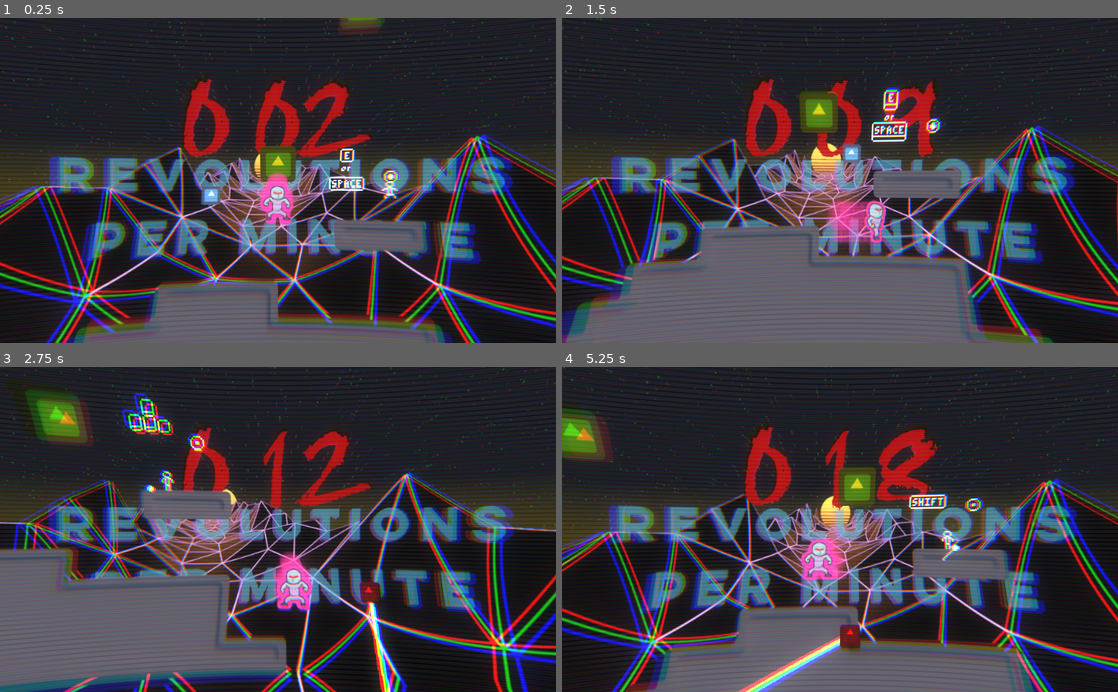
Above: before the commit, frames 1-4 (two rows, left to right).
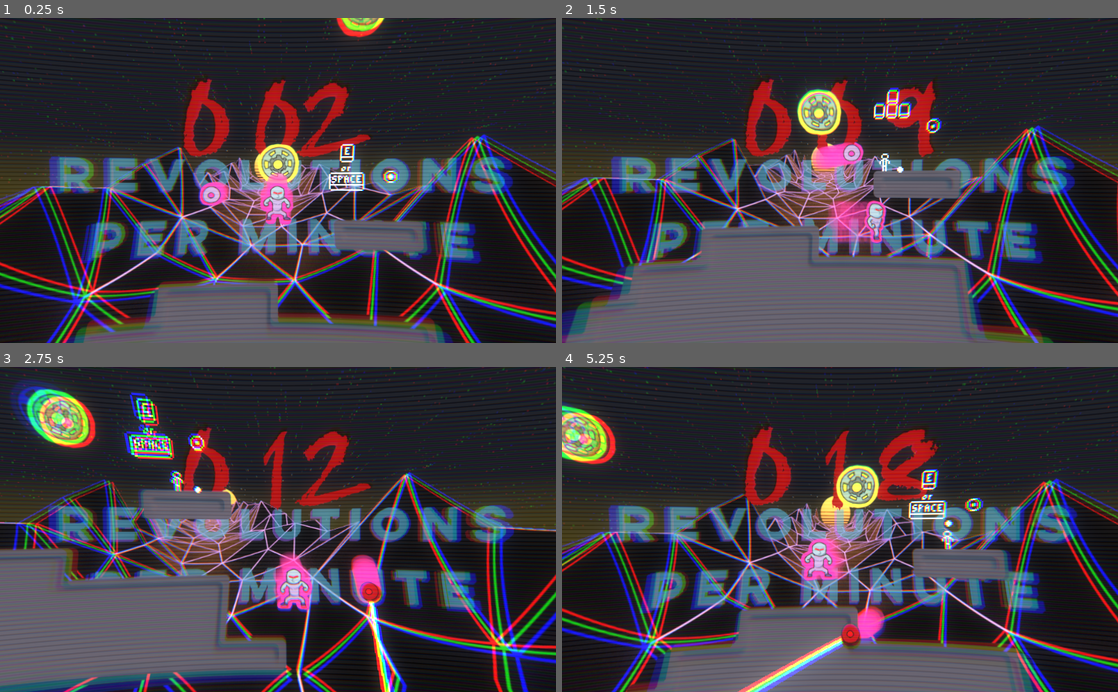
Above: after the commit, the same moments.

Repository: mdrgon1/GWJ-22-Spinzo
Game: Godot game, scene res://Main.tscn
The game is run twice, just before and just after one commit, with the same random seed, the same clock (stepped at 60 frames per second) and the same inputs. The engine's default icon, where the game draws it, is replaced by a stand-in: a white triangle on a blue panel in a dark square.
Inputs:
- Up to frame 1 (0.25 s): no input
- Up to frame 2 (1.5 s): hold Shift (aim) 0.53-1.28 s; hold Right (move_right) from 0.53 s (still down); tap W (jump) at 0.77 s; tap E (throw_ball) at 1.35 s
- Up to frame 3 (2.75 s): tap W (jump) at 1.52 s; release Right (move_right) at 2.03 s; hold A (move_left) from 2.03 s (still down); hold Shift (aim) from 2.03 s (still down)
- Up to frame 4 (5.25 s): release A (move_left) at 2.78 s; release Shift (aim) at 2.78 s; hold Right (move_right) 2.78-4.28 s; tap E (throw_ball) at 2.85, 4.35 s; tap W (jump) at 3.02, 3.77, 4.52 s; hold Shift (aim) 3.53-4.28 s; hold A (move_left) 4.28-5.03 s; hold Right (move_right) from 5.03 s (still down); hold Shift (aim) from 5.03 s (still down)

The runs differ from the first frame. In frame 1, 2.0% of the frame differs, in the area x 35-72%, y 0-58%; in frame 2, 2.5%; in frame 3, 4.6%, in the area x 1-70%, y 3-74%; in frame 4, 3.8%.

Commit message:
added ball/grapple art

Diff:
--- a/Project/Ball/Ball.gd
+++ b/Project/Ball/Ball.gd
@@ -8,6 +8,7 @@
 
 onready var player = get_tree().get_nodes_in_group("player")[0]
 onready var movement = $Movement
+onready var sprite = $Sprite
 
 func _ready():
 	movement.set_root_state(movement)
--- a/Project/Ball/Ball.tscn
+++ b/Project/Ball/Ball.tscn
@@ -1,6 +1,6 @@
 [gd_scene load_steps=7 format=2]
 
-[ext_resource path="res://icon.png" type="Texture" id=1]
+[ext_resource path="res://Ball/sprite.png" type="Texture" id=1]
 [ext_resource path="res://Ball/Ball.gd" type="Script" id=2]
 [ext_resource path="res://Ball/Movement/Default.gd" type="Script" id=3]
 [ext_resource path="res://Ball/Movement/Movement.gd" type="Script" id=4]
@@ -16,8 +16,9 @@
 shape = SubResource( 1 )
 
 [node name="Sprite" type="Sprite" parent="."]
-scale = Vector2( 0.1, 0.1 )
+scale = Vector2( 0.2, 0.2 )
 texture = ExtResource( 1 )
+offset = Vector2( -1.88, -2.176 )
 
 [node name="Movement" type="Node" parent="."]
 script = ExtResource( 4 )
--- a/Project/MainLevel.tscn
+++ b/Project/MainLevel.tscn
@@ -14,6 +14,23 @@
 [ext_resource path="res://Fonts/Lulo Clean/Lulo Clean W03 Three Bold/Lulo Clean W03 Three Bold.ttf" type="DynamicFontData" id=12]
 [ext_resource path="res://sounds/Music.wav" type="AudioStream" id=13]
 [ext_resource path="res://tutorial spritesheet.png" type="Texture" id=14]
+[ext_resource path="res://Ball/outline.png" type="Texture" id=15]
+
+[sub_resource type="GDScript" id=61]
+script/source = "extends Trailing
+
+onready var sprite = $Sprite
+
+func _ready():
+	sprite.scale = target.sprite.scale
+	sprite.offset = target.sprite.offset
+	if(target in get_tree().get_nodes_in_group(\"ball\")):
+		pos_lerp = 60
+		sprite.self_modulate.a = 1
+
+func _physics_process(delta):
+	run(delta)
+"
 
 [sub_resource type="DynamicFont" id=1]
 size = 85
@@ -294,6 +311,19 @@
 frames = ExtResource( 6 )
 animation = "Fall"
 offset = Vector2( 0, -3.5 )
+
+[node name="Ball Trail" type="Node2D" parent="." groups=[
+"reset",
+]]
+script = SubResource( 61 )
+trail_speed = 80.0
+num_trails = 7
+pos_lerp = 30.0
+target_path = NodePath("../Ball")
+
+[node name="Sprite" type="Sprite" parent="Ball Trail"]
+self_modulate = Color( 1, 1, 1, 0.454902 )
+texture = ExtResource( 15 )
 
 [node name="Camera2D" type="Camera2D" parent="." groups=[
 "camera",
@@ -441,5 +471,5 @@
 z_index = 3
 frames = SubResource( 60 )
 animation = "Default"
-frame = 45
+frame = 50
 playing = true
--- a/Project/level_templates/Grabbable.tscn
+++ b/Project/level_templates/Grabbable.tscn
@@ -1,6 +1,6 @@
 [gd_scene load_steps=5 format=2]
 
-[ext_resource path="res://icon.png" type="Texture" id=1]
+[ext_resource path="res://grapple.png" type="Texture" id=1]
 [ext_resource path="res://Scripts/LevelTemplate.gd" type="Script" id=2]
 [ext_resource path="res://level_templates/Area2D.gd" type="Script" id=3]
 
@@ -22,9 +22,9 @@
 shape = SubResource( 1 )
 
 [node name="Sprite" type="Sprite" parent="."]
-modulate = Color( 0.698039, 0.654902, 0, 1 )
-scale = Vector2( 0.2, 0.2 )
+scale = Vector2( 0.25, 0.25 )
 texture = ExtResource( 1 )
+offset = Vector2( 2.066, -1.62 )
 
 [node name="EnemySpawns" type="Node2D" parent="."]
 [connection signal="body_entered" from="Area2D" to="Area2D" method="_on_Area2D_body_entered"]
Binary file added: Project/Ball/outline.png
Not shown, added: Project/Ball/outline.png.import
Binary file added: Project/Ball/sprite.png
Not shown, added: Project/Ball/sprite.png.import
Not shown: 1 places in Project/MainLevel.tscn that only renumber resources
Binary file added: Project/grapple.png
Not shown, added: Project/grapple.png.import
Not shown, changed: Resources/enemy animations.kra
Not shown, changed: Resources/enemy animations.kra~
Not shown, added: Resources/grapple.kra
